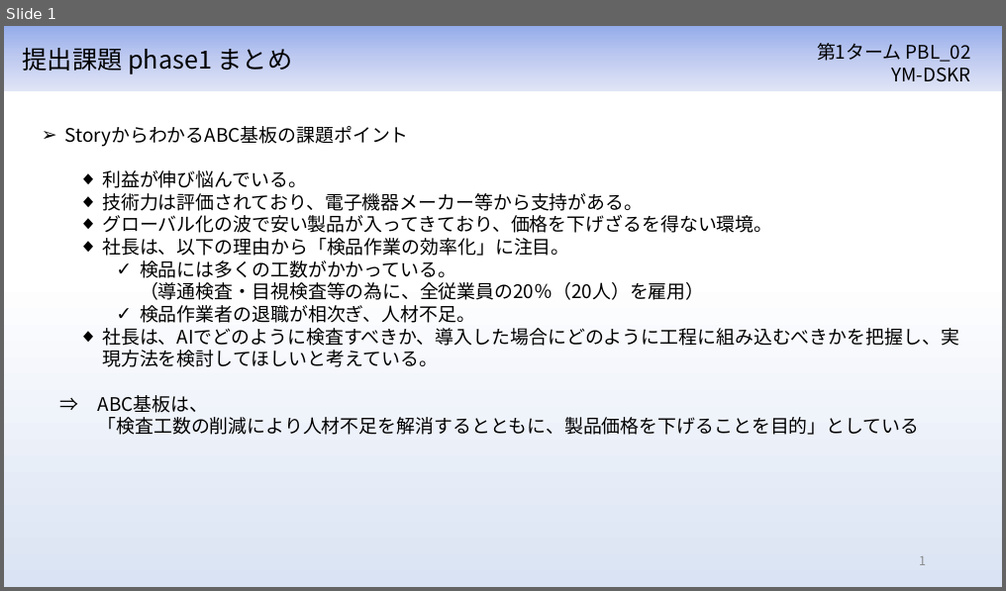
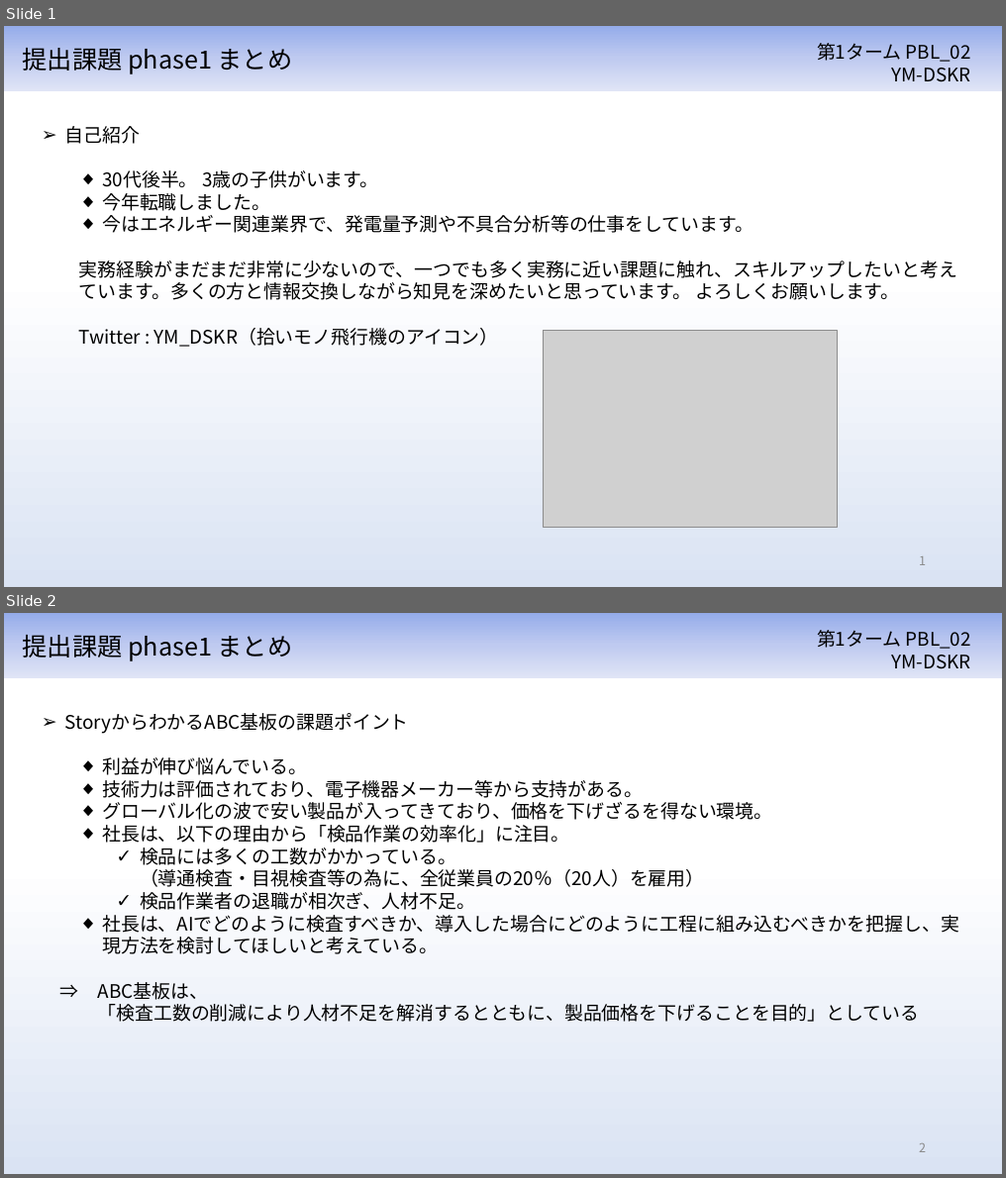
Before and after one commit to ym-dskr/ai_quest, a slide deck: 04_PBL_02_不良個所自動検出/phase1/提出課題_phase1_まとめ.pptx. Shown one above the other, each under a label of ours: slide 1 before the commit, slides 1 and 2 after it. The pictures are 1006x591 and 1006x1178 pixels, drawn with LibreOffice and Linux fonts; fonts in the diff are those of the drawing; grey boxes stand for pictures. Boxes give left, top, right and bottom in pixels: in the first picture for what was removed or moved away, otherwise in the second. Text is boxed around its words. In the diff, an @@ line names an element or a change of style, - is before the commit and + after.

Commit message:
課題③・まとめ修正

```diff
--- a/04_PBL_02_不良個所自動検出/phase1/提出課題_phase1_まとめ.pptx
+++ b/04_PBL_02_不良個所自動検出/phase1/提出課題_phase1_まとめ.pptx
@@ slide 1 added at [4,26,1002,587], background #FFFFFF; not listed: 3 template elements that a slide beside it also shows @@
@@ text added at [23,48,293,75], 24 pt, text #000000 @@
+提出課題 phase1 まとめ
@@ text added at [64,126,957,347], 18 pt, text #000000 @@
+➢ 自己紹介
+  ◆ 30代後半。 3歳の子供がいます。
+  ◆ 今年転職しました。
+  ◆ 今はエネルギー関連業界で、発電量予測や不具合分析等の仕事をしています。
+  実務経験がまだまだ非常に少ないので、一つでも多く実務に近い課題に触れ、スキルアップしたいと考えています。多くの方と情報交換しながら知見を深めたいと思っています。 よろしくお願いします。
+  Twitter : YM_DSKR（拾いモノ飛行機のアイコン）
@@ picture added at [543,331,837,528] @@
@@ page number added at [919,557,926,566], 12 pt, text #8C8C8C @@
+1
@@ what was slide 1 is now slide 2 @@
@@ page number at [919,1144,926,1153]: text changed @@
-1
+2
```
Also in this commit, not shown: 2 slides changed, 3 other files.
